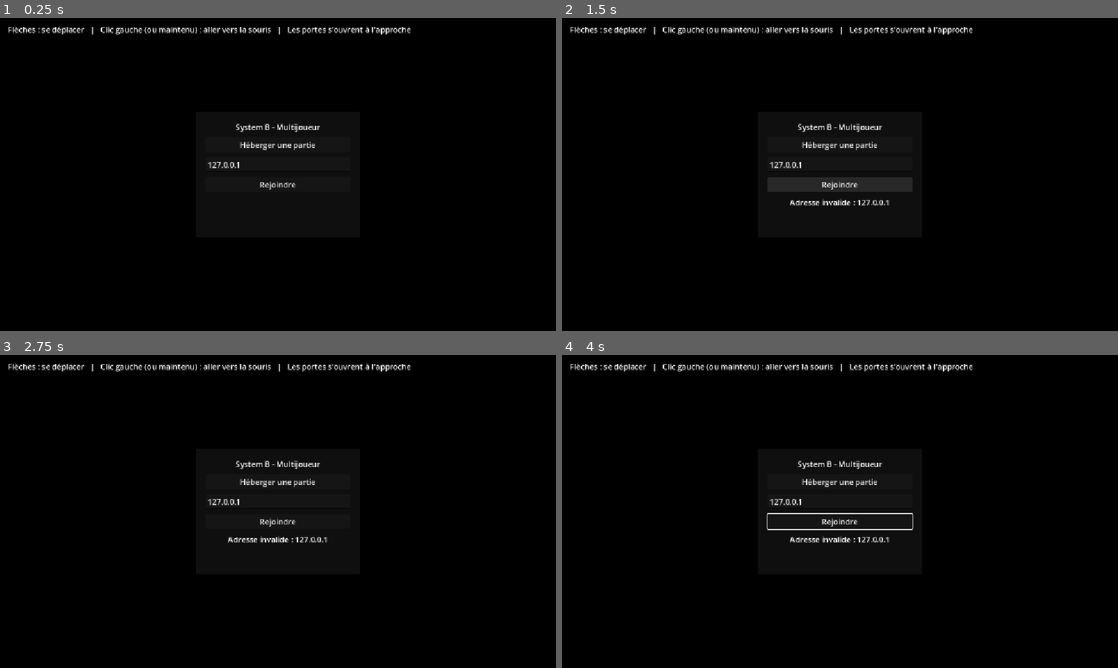
Above: before the commit, frames 1-4 (two rows, left to right).
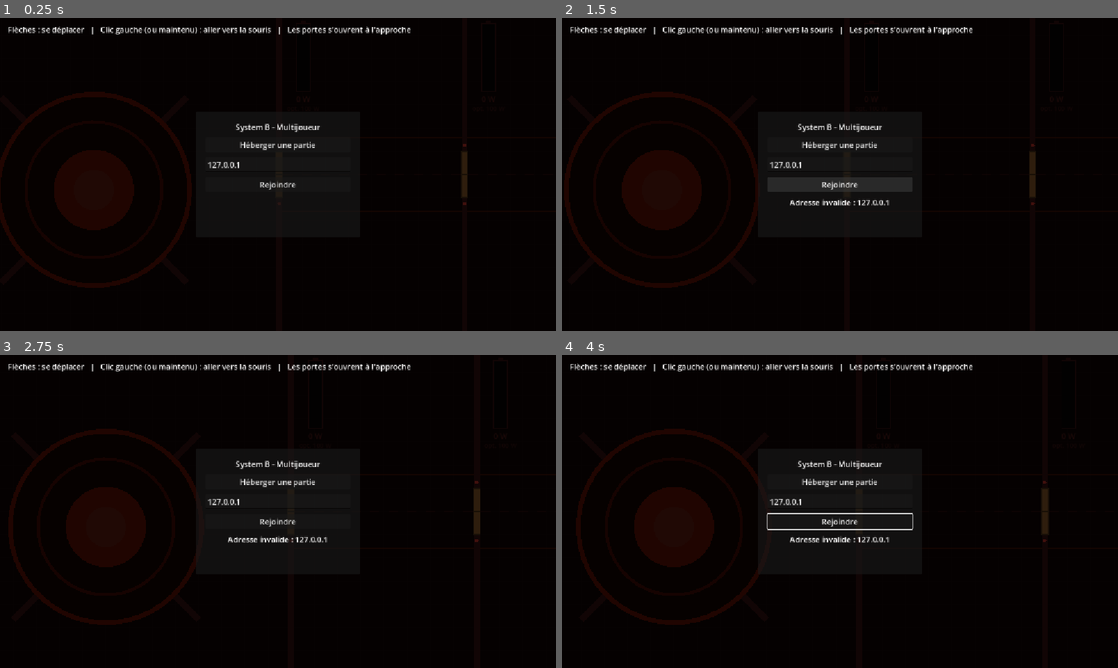
Above: after the commit, the same moments.

Repository: Astropong/System_B
Game: Godot game, scene res://main.tscn
Same seed, same stepped clock (60 frames per second), same inputs: the game is played once before the commit and once after it.
Inputs (mouse positions are in pixels of both pictures, inside the frame that each line leads up to):
- Up to frame 1 (0.25 s): no input
- Up to frame 2 (1.5 s): click "Héberger une partie" at 0.5 s; click "Rejoindre" at 1.25 s
- Up to frame 3 (2.75 s): move the mouse to (400, 495) at 2.02 s; hold Right (ui_right) from 2.03 s (still down); click (400, 495) at 2.17 s
- Up to frame 4 (4 s): move the mouse to (728, 527) at 2.77 s; release Right (ui_right) at 2.78 s; hold Down (ui_down) 2.78-3.53 s; move the mouse to (895, 442) at 3.52 s; hold Right (ui_right) from 3.53 s (still down)

The runs differ from the first frame. In frame 1, 4.6% of the frame differs, in the area x 0-87%, y 23-87%; in frame 2, 4.7%, in the area x 0-88%, y 23-87%; in frame 3, 4.6%; in frame 4, 4.5%.

Commit message:
Mode debug, serveur dédié, éclairage des modules
- Jauges de batterie affichées uniquement en mode debug (debug_mode.gd,
  argument --release pour prévisualiser le rendu release)
- Brouillard de guerre : assombrissement de 75 % au lieu du noir total
- Serveur dédié via l'étiquette de fonctionnalité dedicated_server
- Alimentation minimale de fonctionnement des modules (get_min_power)
- Éclairage des salles et lampes selon l'alimentation (rouge, clignotant,
  stable, orangé)
- Un module n'alimente ses voisins qu'une fois son minimum atteint

Co-Authored-By: Claude Opus 5.5 <noreply@anthropic.com>
Claude-Session: https://claude.ai/code/session_01Mqv1yEwxyLYy6P7sGg4iGx

Diff:
--- /dev/null
+++ b/debug_mode.gd
@@ -0,0 +1,17 @@
+class_name DebugMode
+extends RefCounted
+## Mode débogage : affichages réservés au développement (jauges de batterie...).
+##
+## Actif quand le jeu est lancé depuis l'éditeur ou exporté « avec débogage » ;
+## désactivé dans un export release.
+## Pour prévisualiser le rendu release depuis l'éditeur, lancer le jeu avec
+## l'argument --release.
+
+static var _enabled: Variant = null
+
+
+static func is_enabled() -> bool:
+	if _enabled == null:
+		var args := OS.get_cmdline_args() + OS.get_cmdline_user_args()
+		_enabled = OS.is_debug_build() and not args.has("--release")
+	return _enabled
--- a/fog_of_war.gd
+++ b/fog_of_war.gd
@@ -1,6 +1,10 @@
 extends CanvasModulate
 ## Brouillard de guerre : assombrit tout ce que la lumière du joueur
 ## n'éclaire pas. Les murs et les portes fermées projettent des ombres.
+## L'intensité se règle avec la couleur du nœud FogOfWar :
+## 0.25 = assombri de 75 %, 0 = noir total.
+## La lumière du joueur (VisionLight, dans player.tscn) s'ajoute à cette base :
+## son énergie doit valoir 1 - cette valeur (ici 0.75) pour un éclairage normal.
 ## Masqué dans l'éditeur pour ne pas noircir la vue ; activé en jeu.
 
 
--- a/main.tscn
+++ b/main.tscn
@@ -55,7 +55,7 @@
 
 [node name="FogOfWar" type="CanvasModulate" parent="."]
 visible = false
-color = Color(0, 0, 0, 1)
+color = Color(0.25, 0.25, 0.25, 1)
 script = ExtResource("8_fog")
 
 [node name="HUD" type="CanvasLayer" parent="."]
--- a/modules/module.gd
+++ b/modules/module.gd
@@ -42,6 +42,22 @@
 const BATTERY_OK_COLOR := Color(0.3, 0.9, 0.4)
 const BATTERY_OVERLOAD_COLOR := Color(0.95, 0.25, 0.2)
 
+## Éclairage de la salle selon l'alimentation (voir _update_lighting).
+const LIGHT_LOW_COLOR := Color(1.0, 0.3, 0.25)        # sous le minimum : rouge
+const LIGHT_NORMAL_COLOR := Color.WHITE
+const LIGHT_OVERLOAD_COLOR := Color(1.0, 0.82, 0.6)   # au-delà de l'optimum : orangé
+const LIGHT_LOW_INTENSITY := 0.5
+const LIGHT_DEGRADED_MIN_INTENSITY := 0.5
+const LIGHT_DEGRADED_MAX_INTENSITY := 0.9
+## Écart (W) en dessous duquel l'alimentation est considérée comme optimale.
+const POWER_TOLERANCE := 0.5
+## Nombre moyen de clignotements par seconde, près du minimum et près de l'optimum.
+const FLICKER_RATE_NEAR_MIN := 3.0
+const FLICKER_RATE_NEAR_OPTIMAL := 0.8
+## Lampes : position (retrait depuis les coins) et taille.
+const LAMP_INSET := 24.0
+const LAMP_RADIUS := 6.0
+
 ## Taille (px) de la boîte de référence dans laquelle chaque type dessine
 ## son schéma ; le dessin est ensuite agrandi pour remplir la salle.
 const DETAILS_REFERENCE := 240.0
@@ -66,6 +82,11 @@
 		state = clampf(value, 0.0, 1.0)
 		queue_redraw()
 
+var _lamps: Node2D
+var _light_color: Color = Color.WHITE
+var _flicker_time_left: float = 0.0
+var _flicker_factor: float = 1.0
+
 ## Ouvertures pour une porte dans les murs gauche et droit (réglées par le vaisseau).
 @export var door_left: bool = true:
 	set(value):
@@ -92,6 +113,12 @@
 @abstract func get_possible_failures() -> Array[StringName]
 
 
+## Alimentation minimale de fonctionnement (W) : par défaut la moitié de
+## l'alimentation optimale. Une classe fille peut la redéfinir.
+func get_min_power() -> float:
+	return get_ideal_power() * 0.5
+
+
 # --- Méthodes communes -------------------------------------------------------
 
 func get_type_name() -> String:
@@ -101,12 +128,87 @@
 ## Taille du module en pixels.
 func get_pixel_size() -> Vector2:
 	return Vector2(get_size()) * CELL_SIZE
+
+
+func _ready() -> void:
+	if Engine.is_editor_hint():
+		return
+	# Lampes dessinées par un nœud enfant, pour ne redessiner qu'elles.
+	_lamps = Node2D.new()
+	_lamps.name = "Lamps"
+	_lamps.draw.connect(_draw_lamps)
+	add_child(_lamps)
+
+
+func _process(delta: float) -> void:
+	if Engine.is_editor_hint():
+		return
+	_update_lighting(delta)
 
 
 ## Rapport puissance fournie / puissance idéale (1 = alimentation parfaite).
 func get_power_ratio() -> float:
 	var ideal := get_ideal_power()
 	return 1.0 if ideal <= 0.0 else power_supplied / ideal
+
+
+## Éclairage selon l'alimentation :
+## - sous le minimum : rouge, à 50 % ;
+## - entre le minimum et l'optimum : blanc, de 50 % à 90 %, avec clignotements ;
+## - à l'optimum : blanc, à 100 %, stable ;
+## - au-delà de l'optimum : légèrement orangé, à 100 %.
+## L'éclairage teinte le dessin de la salle (self_modulate) et ses lampes ;
+## les personnages et les portes ne sont pas affectés.
+func _update_lighting(delta: float) -> void:
+	var power := power_supplied
+	var optimal := get_ideal_power()
+	var minimum := get_min_power()
+	var color := LIGHT_NORMAL_COLOR
+	var intensity := 1.0
+	var flickering := false
+	var progress := 1.0
+
+	if power < minimum:
+		color = LIGHT_LOW_COLOR
+		intensity = LIGHT_LOW_INTENSITY
+	elif power < optimal - POWER_TOLERANCE:
+		progress = inverse_lerp(minimum, optimal, power)
+		intensity = lerpf(LIGHT_DEGRADED_MIN_INTENSITY, LIGHT_DEGRADED_MAX_INTENSITY, progress)
+		flickering = true
+	elif power > optimal + POWER_TOLERANCE:
+		color = LIGHT_OVERLOAD_COLOR
+
+	# Clignotements : de brèves baisses de lumière, plus fréquentes près du minimum.
+	if flickering:
+		if _flicker_time_left > 0.0:
+			_flicker_time_left -= delta
+		elif randf() < lerpf(FLICKER_RATE_NEAR_MIN, FLICKER_RATE_NEAR_OPTIMAL, progress) * delta:
+			_flicker_time_left = randf_range(0.04, 0.15)
+			_flicker_factor = randf_range(0.45, 0.8)
+	if not flickering or _flicker_time_left <= 0.0:
+		_flicker_factor = 1.0
+
+	var lit := Color(color.r * intensity * _flicker_factor, color.g * intensity * _flicker_factor,
+			color.b * intensity * _flicker_factor)
+	if lit != _light_color:
+		_light_color = lit
+		self_modulate = lit
+		if _lamps:
+			_lamps.queue_redraw()
+
+
+## Petites lampes dans les coins de la salle, de la couleur de l'éclairage.
+func _draw_lamps() -> void:
+	var size := get_pixel_size()
+	for corner in [Vector2(LAMP_INSET, LAMP_INSET), Vector2(size.x - LAMP_INSET, LAMP_INSET),
+			Vector2(LAMP_INSET, size.y - LAMP_INSET), Vector2(size.x - LAMP_INSET, size.y - LAMP_INSET)]:
+		var halo := _light_color
+		halo.a = 0.12
+		_lamps.draw_circle(corner, LAMP_RADIUS * 4.0, halo)
+		halo.a = 0.25
+		_lamps.draw_circle(corner, LAMP_RADIUS * 2.2, halo)
+		_lamps.draw_circle(corner, LAMP_RADIUS, _light_color)
+		_lamps.draw_arc(corner, LAMP_RADIUS, 0.0, TAU, 16, WALL_COLOR.darkened(0.3), 1.5)
 
 
 ## Murs du module sous forme de segments [début, fin] en coordonnées locales,
@@ -156,7 +258,9 @@
 	draw_string(ThemeDB.fallback_font, Vector2(0, 48), get_type_name(),
 			HORIZONTAL_ALIGNMENT_CENTER, size.x, 28, TEXT_COLOR)
 
-	_draw_battery()
+	# Jauge d'alimentation : uniquement en mode débogage (voir debug_mode.gd).
+	if DebugMode.is_enabled():
+		_draw_battery()
 
 
 ## Jauge verticale de l'alimentation : pleine et verte à l'alimentation
--- a/network.gd
+++ b/network.gd
@@ -6,6 +6,11 @@
 ## chaque joueur fait autorité sur son propre personnage.
 ## Lancement automatique possible avec les arguments --host ou --join
 ## (--join=192.168.1.20 pour une autre adresse que 127.0.0.1).
+##
+## Serveur dédié : avec l'étiquette de fonctionnalité « dedicated_server »
+## (export en mode « Serveur dédié », ou étiquette ajoutée à une instance de
+## lancement dans l'éditeur), le jeu crée la partie automatiquement, sans
+## menu et sans personnage pour lui-même. À lancer de préférence avec --headless.
 
 const DEFAULT_PORT := 7777
 const MAX_PLAYERS := 8
@@ -33,6 +38,10 @@
 	multiplayer.connection_failed.connect(_on_connection_failed)
 	multiplayer.server_disconnected.connect(_on_server_disconnected)
 
+	if OS.has_feature("dedicated_server"):
+		start_dedicated_server.call_deferred()
+		return
+
 	for arg in OS.get_cmdline_args() + OS.get_cmdline_user_args():
 		if arg == "--host":
 			host.call_deferred()
@@ -41,18 +50,33 @@
 			join.call_deferred(address)
 
 
-## Crée la partie sur cette machine.
+## Crée la partie sur cette machine, en y jouant.
 func host() -> void:
-	var peer := ENetMultiplayerPeer.new()
-	var error := peer.create_server(DEFAULT_PORT, MAX_PLAYERS)
-	if error != OK:
+	if not _create_server():
 		_status.text = "Impossible d'héberger : le port %d est peut-être déjà utilisé." % DEFAULT_PORT
 		return
+	_spawn_player(1)
+	_menu.hide()
+
+
+## Crée la partie sans y jouer (serveur dédié).
+func start_dedicated_server() -> void:
+	_menu.hide()
+	if not _create_server():
+		printerr("Serveur dédié : impossible d'écouter sur le port %d." % DEFAULT_PORT)
+		get_tree().quit(1)
+		return
+	print("Serveur dédié démarré sur le port %d (%d joueurs max)." % [DEFAULT_PORT, MAX_PLAYERS])
+
+
+func _create_server() -> bool:
+	var peer := ENetMultiplayerPeer.new()
+	if peer.create_server(DEFAULT_PORT, MAX_PLAYERS) != OK:
+		return false
 	multiplayer.multiplayer_peer = peer
 	multiplayer.peer_connected.connect(_on_peer_connected)
 	multiplayer.peer_disconnected.connect(_on_peer_disconnected)
-	_spawn_player(1)
-	_menu.hide()
+	return true
 
 
 ## Rejoint une partie hébergée à l'adresse donnée.
@@ -93,11 +117,13 @@
 # --- Côté hôte ---------------------------------------------------------------
 
 func _on_peer_connected(peer_id: int) -> void:
+	print("Joueur %d connecté." % peer_id)
 	_spawn_player(peer_id)
 	_ship.send_door_states(peer_id)
 
 
 func _on_peer_disconnected(peer_id: int) -> void:
+	print("Joueur %d déconnecté." % peer_id)
 	var player := _crew.get_node_or_null(str(peer_id))
 	if player:
 		player.queue_free()
--- a/player.tscn
+++ b/player.tscn
@@ -36,6 +36,7 @@
 
 [node name="VisionLight" type="PointLight2D" parent="."]
 enabled = false
+energy = 0.75
 shadow_enabled = true
 texture = SubResource("GradientTexture2D_light")
 texture_scale = 16.0
--- a/power_rules.gd
+++ b/power_rules.gd
@@ -8,8 +8,9 @@
 ## Règles actuelles :
 ## 1. Le générateur est toujours alimenté de manière optimale.
 ## 2. Tout autre module se recharge de CHARGE_SPEED W/s, jusqu'à
-##	MAX_CHARGE_RATIO × son alimentation optimale, dès qu'un module adjacent
-##	est alimenté à au moins MIN_NEIGHBOR_RATIO × sa propre alimentation optimale.
+##    MAX_CHARGE_RATIO × son alimentation optimale, dès qu'un module adjacent
+##    a atteint sa propre alimentation minimale de fonctionnement
+##    (Module.get_min_power()).
 
 ## Nombre de mises à jour de l'alimentation par seconde.
 const UPDATE_RATE := 10.0
@@ -17,8 +18,6 @@
 const CHARGE_SPEED := 20.0
 ## Plafond de recharge, en proportion de l'alimentation optimale (120 %).
 const MAX_CHARGE_RATIO := 1.2
-## Seuil à partir duquel un module alimente ses voisins (50 % de son optimale).
-const MIN_NEIGHBOR_RATIO := 0.5
 
 
 ## Applique les règles pour un pas de temps [param delta] (en secondes).
@@ -29,11 +28,12 @@
 		if m.get_type_id() == Module.ModuleType.GENERATEUR:
 			m.power_supplied = m.get_ideal_power()
 
-	# On note d'abord quels modules alimentent leurs voisins, pour que l'ordre
-	# de traitement n'influence pas le résultat.
+	# On note d'abord quels modules alimentent leurs voisins (ceux qui ont atteint
+	# leur alimentation minimale), pour que l'ordre de traitement n'influence pas
+	# le résultat.
 	var supplying: Array[bool] = []
 	for m in modules:
-		supplying.append(m.get_power_ratio() >= MIN_NEIGHBOR_RATIO)
+		supplying.append(m.power_supplied >= m.get_min_power())
 
 	# Règle 2 : recharge progressive à partir d'un voisin suffisamment alimenté.
 	for i in modules.size():
Not shown, added: debug_mode.gd.uid
